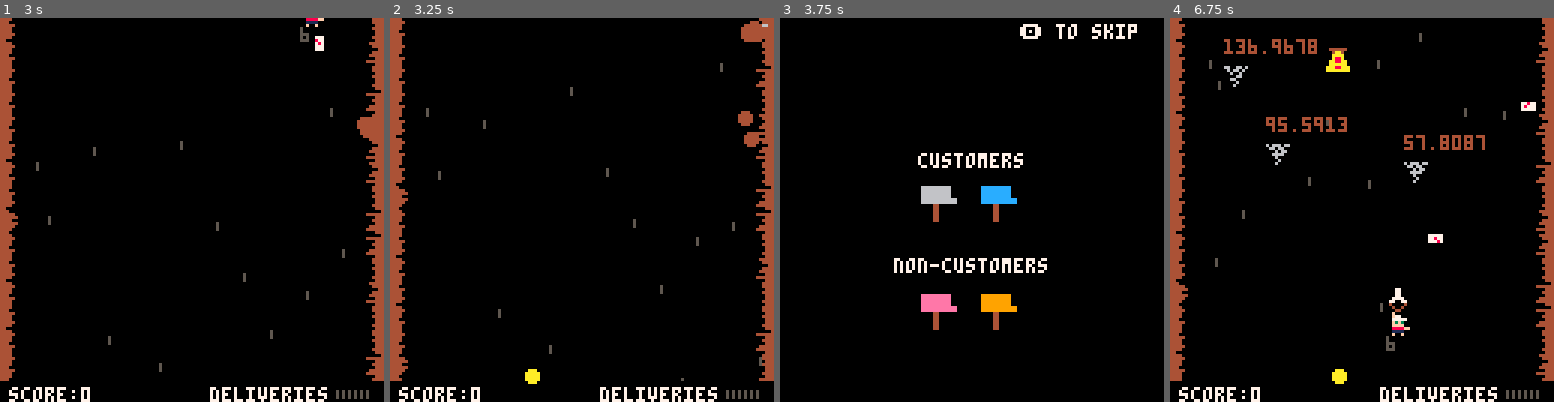
Above: before the commit, frames 1-4 (left to right).
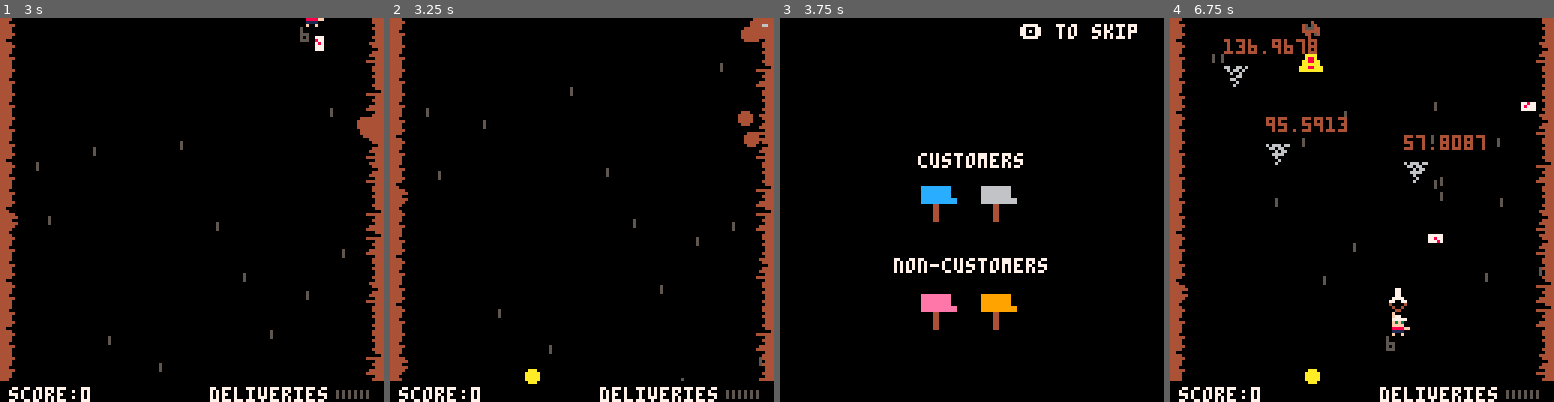
Above: after the commit, the same moments.

Repository: sugarvoid/down-mail
Game: PICO-8 cartridge down_mail.p8
The game is run twice, just before and just after one commit, with the same random seed, the same clock (stepped at 60 frames per second) and the same inputs.
Inputs:
- Up to frame 1 (3 s): tap X (X key) at 0.33, 1.07, 1.85, 2.97 s; tap O (Z key) at 0.7, 1.7, 2.1, 2.5, 2.9 s; hold Right 1.6-2.1 s; hold Up 2.15-2.42 s; hold Right from 2.47 s (still down)
- Up to frame 2 (3.25 s): release Right at 3.03 s; hold Left from 3.08 s (still down)
- Up to frame 3 (3.75 s): tap O (Z key) at 3.3, 3.7 s; release Left at 3.58 s; hold Down from 3.63 s (still down)
- Up to frame 4 (6.75 s): release Down at 3.97 s; hold Right 4.02-4.68 s; tap X (X key) at 4.08, 5.2, 6.32 s; tap O (Z key) every 0.4 s from 4.1 to 6.5 s; hold Up 4.73-5.03 s; hold Left 5.08-5.68 s; hold Down 5.73-6.03 s; hold Right 6.08-6.58 s; hold Right from 6.63 s (still down)

Frame 1 is identical in both runs. In frame 2, less than 0.1% of the frame differs, in the area x 91-97%, y 0-7%; in frame 3, 0.8%; in frame 4, 1.4%, in the area x 10-97%, y 0-96%.

Commit message:
Start on dancer

Diff:
--- a/down_mail.p8
+++ b/down_mail.p8
@@ -14,21 +14,20 @@
 #include src/mailbox.lua
 #include src/particle.lua
 #include src/lizard.lua
-#include src/package.lua
 #include src/ring.lua
 #include src/spawner.lua
 #include src/skull.lua
 #include src/ring.lua
 
 __gfx__
-0000000000f00f0000f0000000f00f0000f0000000f00f0000f00000007777000077770000707000000000000000000044440000000444440000000000000000
-0000000000f77f0000f7700000f00f0000f0000000f00f0000f00000077777700777077007070770004000400040040044400000000044440000000000000000
-00700700007777700077777000ffff0000ffff0000ffff0000ffff00777777777077777770707007001001100010010044444000000000440000000000000000
-0007700000f3f30000f3f30000f3f30000f3f30000f3f30000f3f300777777777770770707770700001111000011110044440000000044440000000000000000
-0007700000ffff0000ffff0000ffff0000ffff0000ffff0000ffff00700000077000000770000007f01ff10f011ff11044440000000444440000000000000000
-0070070000888800008888ff00888800008888ff00ffff0000ffffff04000040040000400400004001ffff10f0ffff0f44444000000004440000000000000000
-0000000000111100001111000011110000111100007777000077770000400400004004000040040000cfcf0000cfcf0044440000004444440000000000000000
-000000000040040000400400004004000040040000f00f0000f00f0000044000000440000004400000ffff0000ffff0044000000000004440000000000000000
+000000000000000000000000000000000000000000f00f0000f00000007777000077770000707000000000000000000044440000000444440000000000000000
+000000000000000000000000000000000000000000f00f0000f00000077777700777077007070770004000400040040044400000000044440000000000000000
+007007000000000000000000000000000000000000ffff0000ffff00777777777077777770707007001001100010010044444000000000440000000000000000
+000770000000000000000000000000000000000000f3f30000f3f300777777777770770707770700001111000011110044440000000044440000000000000000
+000770000000000000000000000000000000000000ffff0000ffff00700000077000000770000007f01ff10f011ff11044440000000444440000000000000000
+007007000000000000000000000000000000000000ffff0000ffffff04000040040000400400004001ffff10f0ffff0f44444000000004440000000000000000
+0000000000000000000000000000000000000000007777000077770000400400004004000040040000cfcf0000cfcf0044440000004444440000000000000000
+000000000000000000000000000000000000000000f00f0000f00f0000044000000440000004400000ffff0000ffff0044000000000004440000000000000000
 00000000000000000000000000000000000080000000000000000000000000000007700000000000044444400000000044440000000044440000000000000000
 000000000007700000000000000000000000800000000000000000000000000000077000000aa000004544000000400044444000000044440000000000000000
 00707070007777700000000000040004066686700688860000080000066666000007700000aaaa00000445000450540044440000000004440000000000000000
--- /dev/null
+++ b/src/dancer.lua
@@ -0,0 +1,53 @@
+dancer = {}
+dancer.__index = dancer
+
+function dancer:new()
+    local _d = setmetatable({}, dancer)
+    _d.x = 0
+    _d.y = 130
+    _d.anim = { 10, 11}
+    _d.tick = 0
+    _d.frame = 1
+    _d.step = 5
+    _d.img = 41
+    _d.speed = 1
+    _d.amplitude = 10
+    _d.frequency = 0.02
+    return _d
+end
+
+function dancer:update()
+    self.tick = (self.tick + 1) % self.step
+    if (self.tick == 0) then
+        self.frame = self.frame % #self.anim + 1
+    end
+
+    self.x = 64 + sin(self.frequency * self.y) * self.amplitude
+
+    self.y += self.speed
+    if self.y >= 130 then
+        del(objects.front, self)
+    end
+    if is_colliding(p1, self) then
+        del(objects.front, self)
+        player:take_damage()
+    end
+end
+
+function dancer:draw()
+    spr(self.anim[self.frame], self.x, self.y)
+end
+
+function spawn_dancer()
+    if p1.letters < p1.max_letter / 2 then
+        new_dancer = dancer:new()
+        new_dancer.x = randi_rang(20, 100)  --rnd(avil_yx)
+        add(objects.front, new_dancer)
+    end
+
+    reset_dancer_timer()
+end
+
+function reset_dancer_timer()
+    next_dancer = randsec_rang(2, 8) --70 + rnd(10)
+end
--- a/src/main.lua
+++ b/src/main.lua
@@ -4,29 +4,19 @@
 customers = {}
 non_customers = {}
 reminder = false
-mb_spawn = 0
-avil_yx = { 7, 16, 25, 34, 43, 52, 61, 70, 79, 88, 97, 106, 113 }
-next_mb = 0
+--next_mb = 0
 map_y = 0
 damaged_mb = 0
 game_over_x = -10
 score = 0
 bouns_timer = 0
 hint_txt = "hint off"
-
 deliveries = { 0, 0 }
-deliveries_good = 0
-deliveries_bad = 0
 goto_bonus_tmr = 60
-
-
 offset=0
-
 ending = 0
 end_spr = { 64, 68, 72, 76, 140}
 objects = { back = {}, front = {} }
-
-
 day = 1
 days = { "monday", "tuesday", "wednesday", "thursday", "friday", "saturday", "sunday" }
 days_needed = 3
@@ -75,6 +65,7 @@
 end
 
 function restart_game()
+
     day = 1
     deliveries_left = deliveries_needed
     deliveries = { 0, 0 }
--- a/src/package.lua
+++ /dev/null
@@ -1,53 +0,0 @@
-package = {}
-package.__index = package
-
-function package:new()
-    local _r = setmetatable({}, package)
-    _r.x = 0
-    _r.y = 130
-    _r.anim = { 55, 56, 57, 58 }
-    _r.tick = 0
-    _r.frame = 1
-    _r.step = 5
-    _r.img = 41
-    _r.speed = 1
-    _r.amplitude = 10
-    _r.frequency = 0.02
-    return _r
-end
-
-function package:update()
-    self.tick = (self.tick + 1) % self.step
-    if (self.tick == 0) then
-        self.frame = self.frame % #self.anim + 1
-    end
-
-    self.x = 64 + sin(self.frequency * self.y) * self.amplitude
-
-    self.y -= self.speed
-    if self.y <= -4 then
-        del(objects.front, self)
-    end
-    if is_colliding(p1, self) then
-        del(objects.front, self)
-        p1:update_letters(p1.max_letter)
-    end
-end
-
-function package:draw()
-    spr(self.anim[self.frame], self.x, self.y)
-end
-
-function spawn_package()
-    if p1.letters < p1.max_letter / 2 then
-        new_package = package:new()
-        new_package.x = randi_rang(20, 100)  --rnd(avil_yx)
-        add(objects.front, new_package)
-    end
-
-    reset_package_timer()
-end
-
-function reset_package_timer()
-    next_package = randsec_rang(2, 8) --70 + rnd(10)
-end
--- a/src/spawner.lua
+++ b/src/spawner.lua
@@ -65,11 +65,6 @@
                 spawn_lizard()
             end
 
-            if self.ammo <= 0 then
-                self.ammo = randsec_rang(6, 12)
-                spawn_package()
-            end
-
             -- update objects
             for mb in all(mailboxes) do
                 mb:update()
Not shown, changed: the sound effects (__sfx__) section of down_mail.p8
